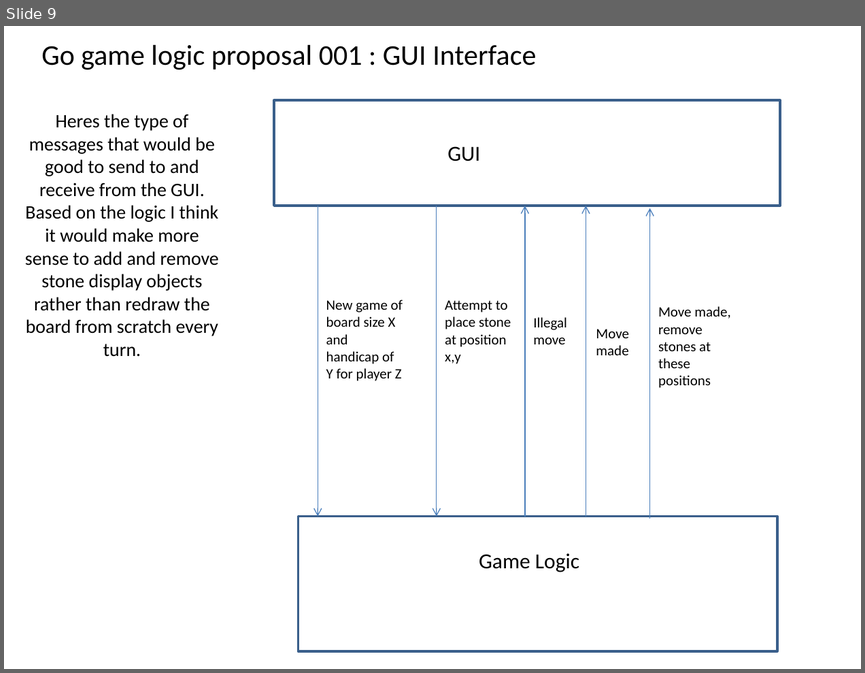
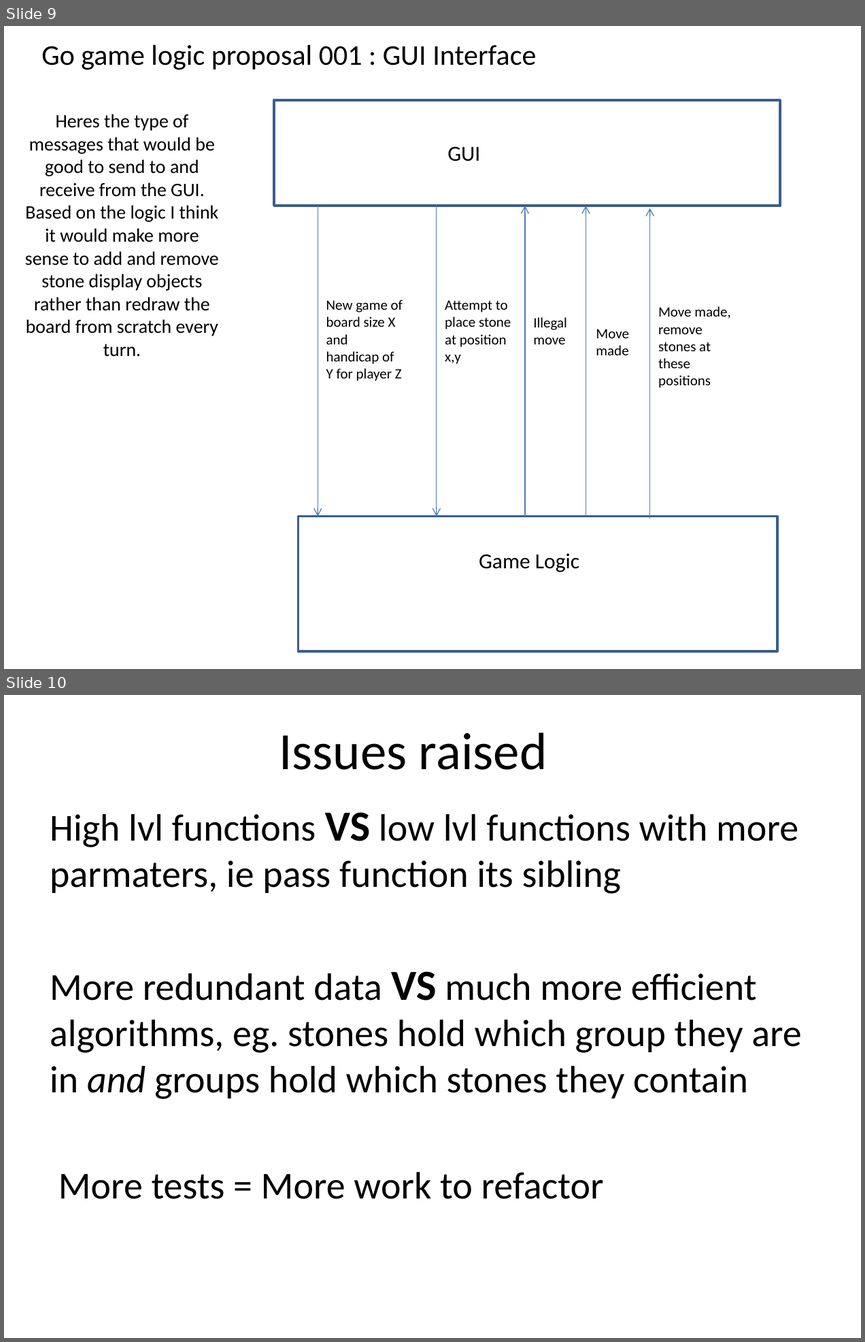
Before and after one commit to jimbobsweeney/Go, a slide deck: DOCUMENTATION/Game_Logic_Proposal 001.pptx. Shown one above the other, each under a label of ours: slide 9 before the commit, slides 9 and 10 after it. The pictures are 865x673 and 865x1342 pixels, drawn with LibreOffice and Linux fonts; fonts in the diff are those of the drawing. Boxes give left, top, right and bottom in pixels: in the first picture for what was removed or moved away, otherwise in the second. Text is boxed around its words. In the diff, an @@ line names an element or a change of style, - is before the commit and + after.

Commit message:
added another slide

```diff
--- a/DOCUMENTATION/Game_Logic_Proposal 001.pptx
+++ b/DOCUMENTATION/Game_Logic_Proposal 001.pptx
@@ slide 10 added at <box>4,695,861,1338</box>, background #FFFFFF @@
@@ title added at <box>279,732,547,770</box>, 44 pt, text #000000 @@
+Issues raised
@@ text added at <box>50,812,801,1199</box>, 32 pt, text #000000 @@
+High lvl functions VS low lvl functions with more parmaters, ie pass function its sibling
+More redundant data VS much more efficient algorithms, eg. stones hold which group they are in and groups hold which stones they contain
+More tests = More work to refactor
```
